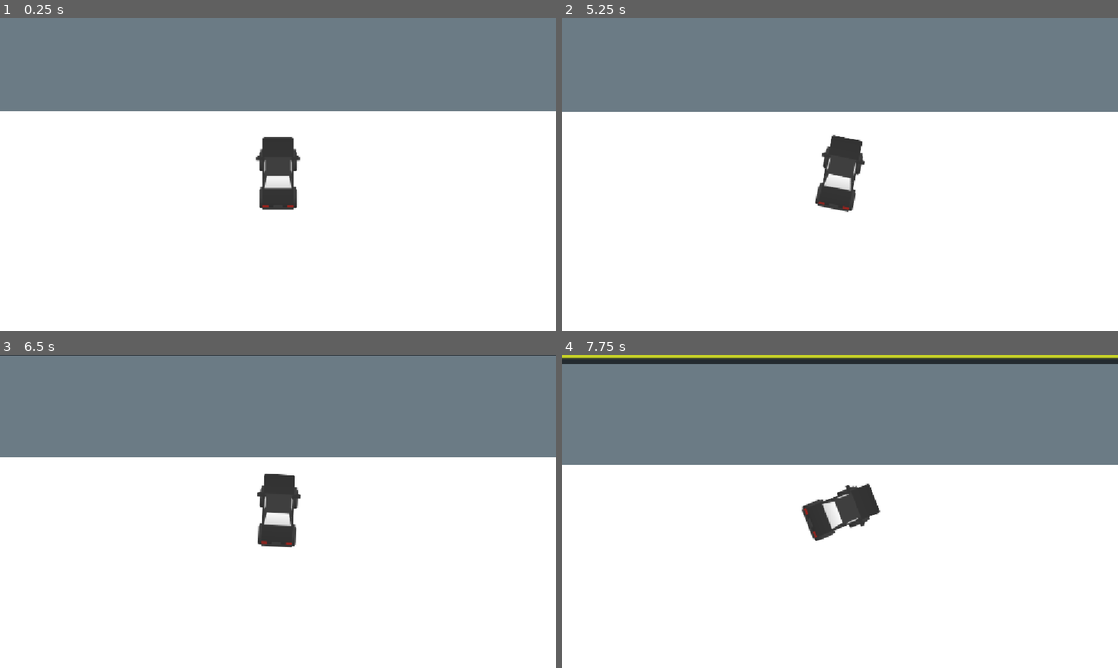
Above: before the commit, frames 1-4 (two rows, left to right).
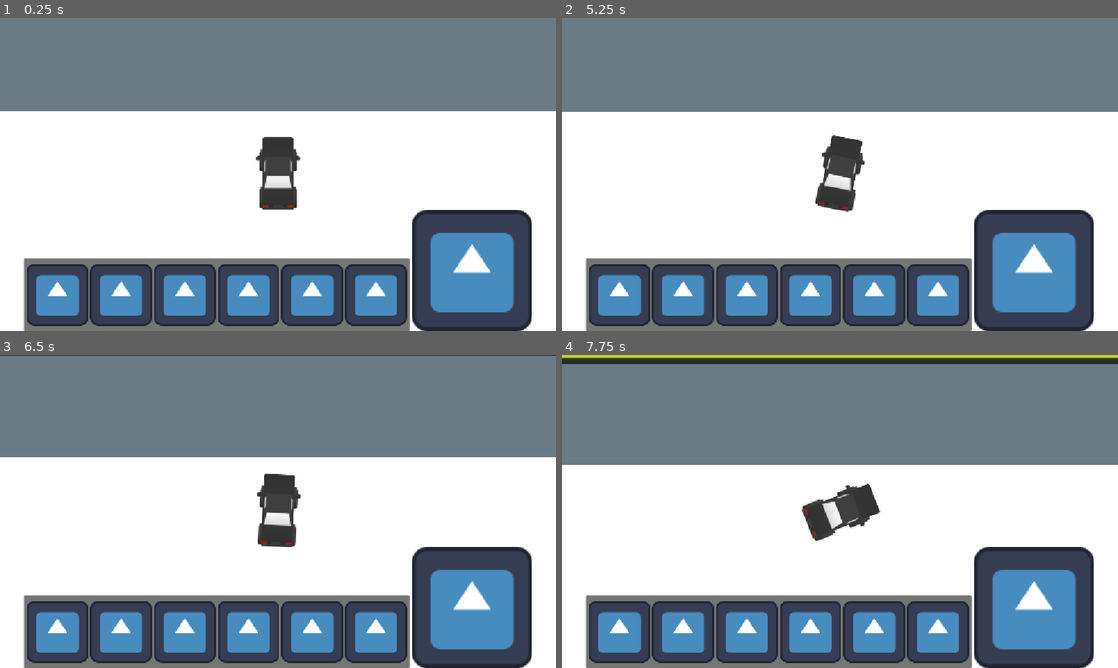
Above: after the commit, the same moments.

Repository: DBorgKiwami/game-jam-2
Game: Godot game, scene res://levels/testlevel.tscn
Two runs of this game, one before a commit and one after it. Both use one fixed random seed, a clock stepped at 60 frames per second and the inputs below. The engine's default icon, where the game draws it, is replaced by a stand-in: a white triangle on a blue panel in a dark square.
Inputs (mouse positions are in pixels of both pictures, inside the frame that each line leads up to):
- Up to frame 1 (0.25 s): no input
- Up to frame 2 (5.25 s): click (617, 293) at 0.52 s; click (684, 293) at 1.27 s; click (745, 293) at 2.02 s; click (812, 293) at 2.77 s; click (873, 293) at 3.52 s; click (940, 293) at 4.27 s; tap Enter at 5 s; hold Right (turn_right) from 5.03 s (still down); hold Space (gas_pedal) from 5.03 s (still down)
- Up to frame 3 (6.5 s): release Right (turn_right) at 5.78 s; release Space (gas_pedal) at 5.78 s; hold Left (turn_left) from 5.78 s (still down); tap Space (gas_pedal) at 5.85 s
- Up to frame 4 (7.75 s): release Left (turn_left) at 6.53 s; hold Space (gas_pedal) 6.53-7.28 s; hold Right (turn_right) from 6.53 s (still down); tap Space (gas_pedal) at 7.35 s

The runs differ from the first frame. In frame 1, 24% of the frame differs, in the area x 4-96%, y 61-100%; in frame 2, 24%; in frame 3, 24%; in frame 4, 24%.

Commit message:
Added ui to test level

Diff:
--- a/levels/testlevel.tscn
+++ b/levels/testlevel.tscn
@@ -1,9 +1,12 @@
 [gd_scene format=3 uid="uid://ccpandbhv4j6j"]
 
 [ext_resource type="PackedScene" uid="uid://b3k3orsewelgp" path="res://player/playercar.tscn" id="1_04qlu"]
+[ext_resource type="PackedScene" uid="uid://bkhavqi0ynfy4" path="res://ui/toolbar.tscn" id="1_hb8io"]
 [ext_resource type="Texture2D" uid="uid://ccirfl0vqb1ib" path="res://tall_handheld.png" id="1_mvx7d"]
 
 [node name="Testlevel" type="Node2D" unique_id=1543706350]
+
+[node name="Toolbar" parent="." unique_id=1357045452 instance=ExtResource("1_hb8io")]
 
 [node name="Car" parent="." unique_id=2090852087 instance=ExtResource("1_04qlu")]
 
